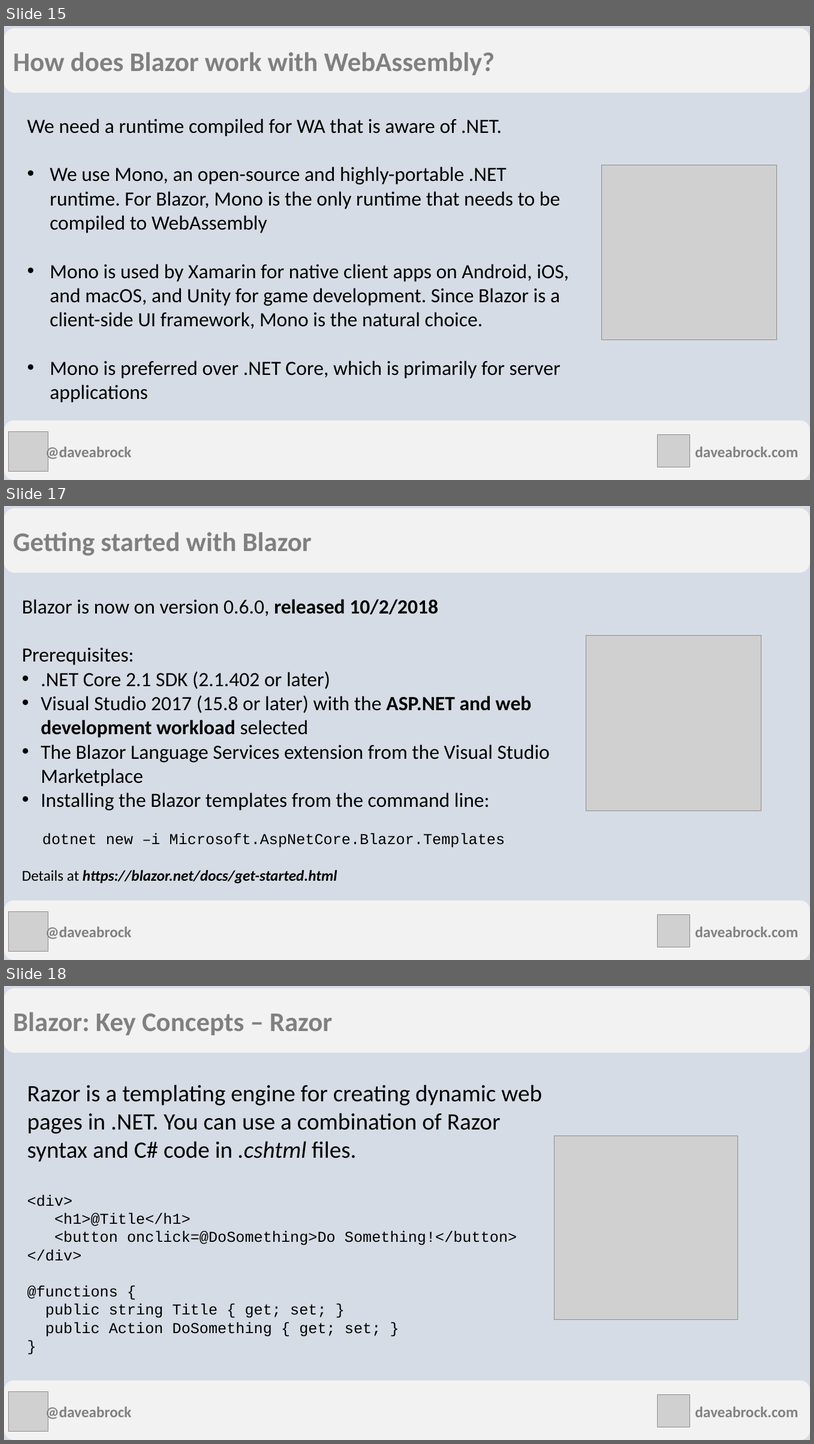
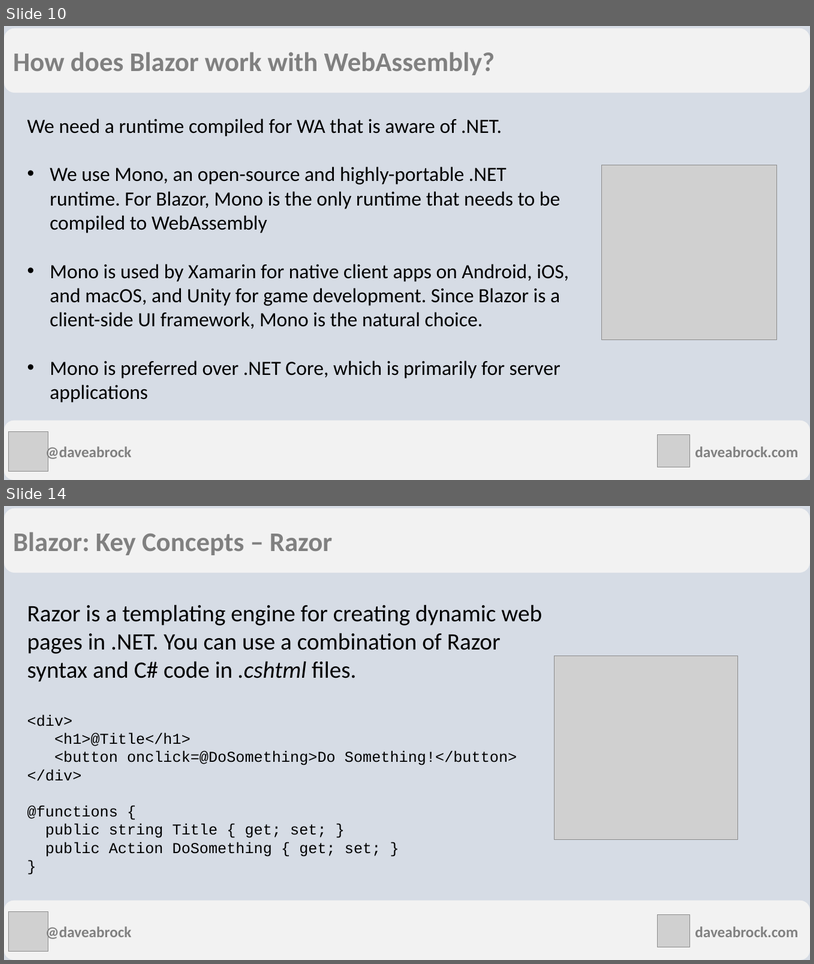
Before and after one commit to daveabrock/csharp-everywhere, a slide deck: slides/C# Everywhere with Blazor.pptx. Shown one above the other, each under a label of ours: slides 15, 17 and 18 before the commit, slides 10 and 14 after it; the slides between them are not shown. The pictures are 814x1444 and 814x964 pixels, drawn with LibreOffice and Linux fonts; fonts in the diff are those of the drawing; grey boxes stand for pictures. Boxes give left, top, right and bottom in pixels: in the first picture for what was removed or moved away, otherwise in the second. Text is boxed around its words. In the diff, an @@ line names an element or a change of style, - is before the commit and + after.

```diff
--- a/slides/C# Everywhere with Blazor.pptx
+++ b/slides/C# Everywhere with Blazor.pptx
@@ slide 17 removed at bbox=[4, 506, 810, 960], background #D6DCE5 @@
@@ rounded rectangle removed at bbox=[4, 508, 810, 573] @@
-Getting started with Blazor
@@ text removed at bbox=[22, 599, 550, 883] @@
-Blazor is now on version 0.6.0, released 10/2/2018
-Prerequisites:
-• .NET Core 2.1 SDK (2.1.402 or later)
-• Visual Studio 2017 (15.8 or later) with the ASP.NET and web development workload selected
-• The Blazor Language Services extension from the Visual Studio Marketplace
-• Installing the Blazor templates from the command line:
-dotnet new –i Microsoft.AspNetCore.Blazor.Templates
-Details at https://blazor.net/docs/get-started.html
@@ picture removed at bbox=[587, 636, 761, 810] @@
@@ rounded rectangle removed at bbox=[4, 900, 810, 960] @@
@@ picture removed at bbox=[9, 912, 49, 951] @@
@@ picture removed at bbox=[658, 915, 690, 947] @@
@@ text removed at bbox=[45, 924, 131, 940] @@
-@daveabrock
@@ text removed at bbox=[695, 926, 798, 937] @@
-daveabrock.com
@@ what was slide 15 is now slide 10 @@
@@ what was slide 18 is now slide 14 @@
```
Also in this commit, not shown: 4 slides changed, 1 slide added, 7 other slides removed.
